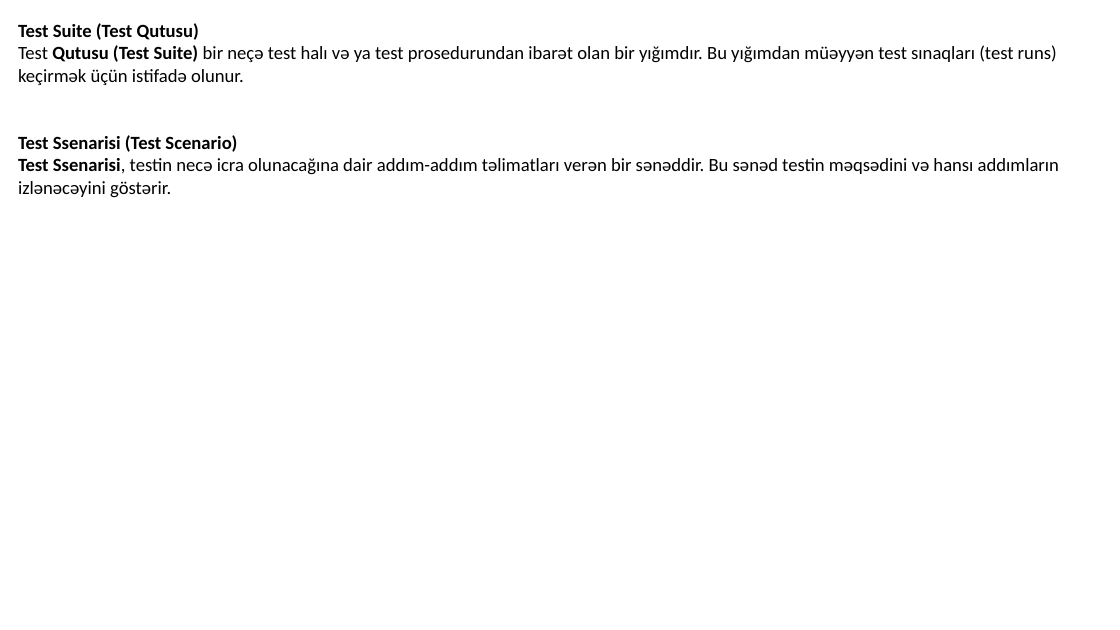
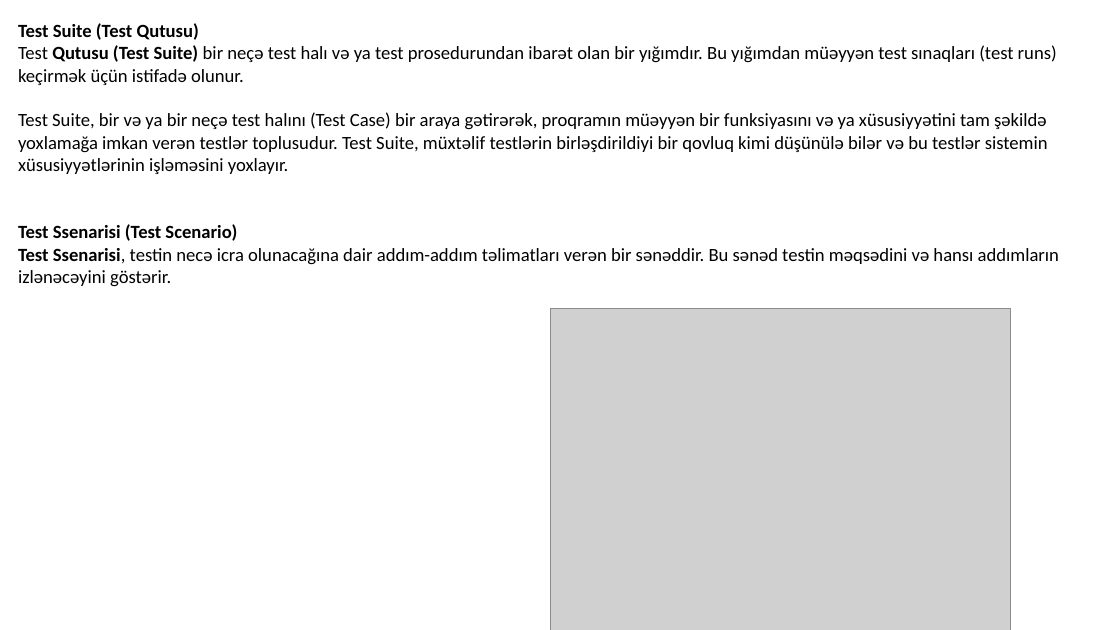
Before and after one commit to codeurient/QA, a slide deck: slide 11 of .lessons (az)/37 Test plan, test strategy/2 - 1 Testing Documentation.pptx (slide 10 before the commit). Drawn at 1120x630 pixels with LibreOffice and Linux fonts; fonts in the diff are those of the drawing; grey boxes stand for pictures. Boxes give left, top, right and bottom in pixels: in the first picture for what was removed or moved away, otherwise in the second. Text is boxed around its words. In the diff, an @@ line names an element or a change of style, - is before the commit and + after.

```diff
--- a/.lessons (az)/37 Test plan, test strategy/2 - 1 Testing Documentation.pptx
+++ b/.lessons (az)/37 Test plan, test strategy/2 - 1 Testing Documentation.pptx
@@ text at [18,112,1048,174]: paragraph added @@
+Test Suite, bir və ya bir neçə test halını (Test Case) bir araya gətirərək, proqramın müəyyən bir funksiyasını və ya xüsusiyyətini tam şəkildə yoxlamağa imkan verən testlər toplusudur. Test Suite, müxtəlif testlərin birləşdirildiyi bir qovluq kimi düşünülə bilər və bu testlər sistemin xüsusiyyətlərinin işləməsini yoxlayır.
@@ picture added at [551,308,1012,630] @@
```
Also in this commit, not shown: 7 other slides changed, 2 slides added, 22 slides removed, 18 other files.
